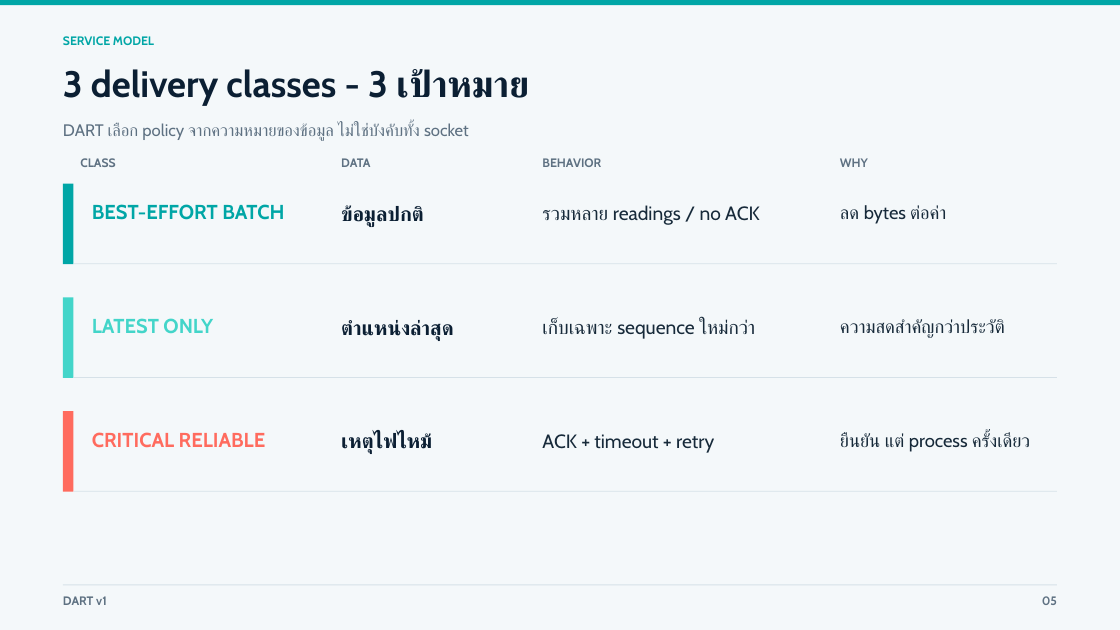
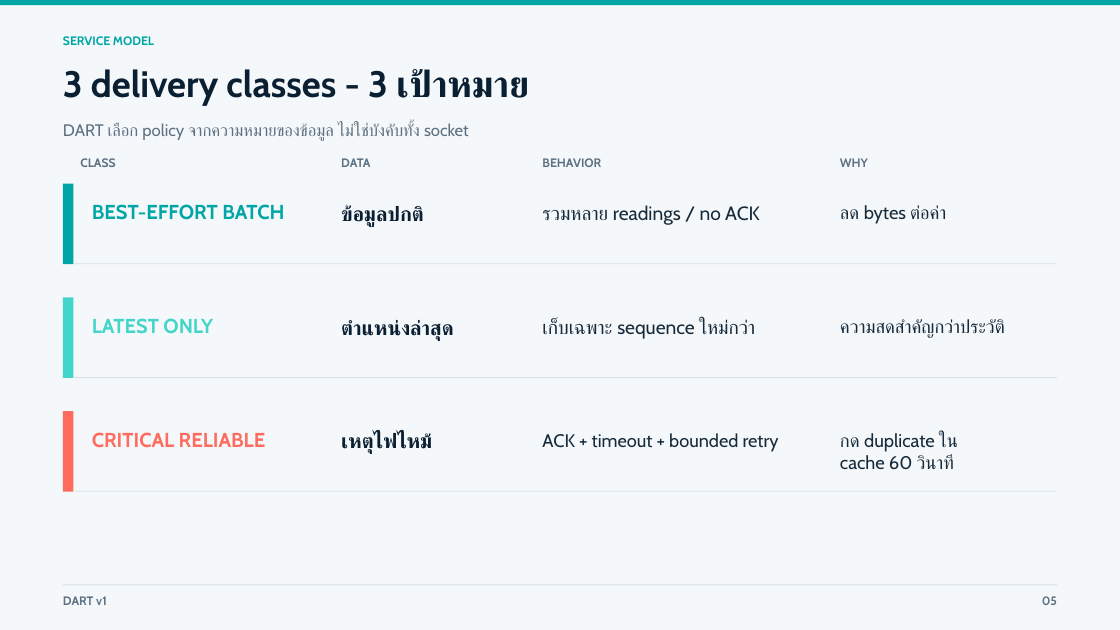
Before and after one commit to WaiRuneMEKA/Deadline-Aware-Reliable-Telemetry-Over-UDP, a slide deck: slide 5 of submission/DART_Presentation.pptx. Drawn at 1120x630 pixels with LibreOffice and Linux fonts; fonts in the diff are those of the drawing. Boxes give left, top, right and bottom in pixels: in the first picture for what was removed or moved away, otherwise in the second. Text is boxed around its words. In the diff, an @@ line names an element or a change of style, - is before the commit and + after.

```diff
--- a/submission/DART_Presentation.pptx
+++ b/submission/DART_Presentation.pptx
@@ text at <box>542,433,779,451</box>: text changed; size 16.5 to 15.6 pt @@
-ACK + timeout + retry
+ACK + timeout + bounded retry
@@ text at <box>840,433,958,470</box>: text changed @@
-ยืนยัน แต่ process ครั้งเดียว
+กด duplicate ใน
+cache 60 วินาที
```
Also in this commit, not shown: 8 other slides changed, 1 other file.
